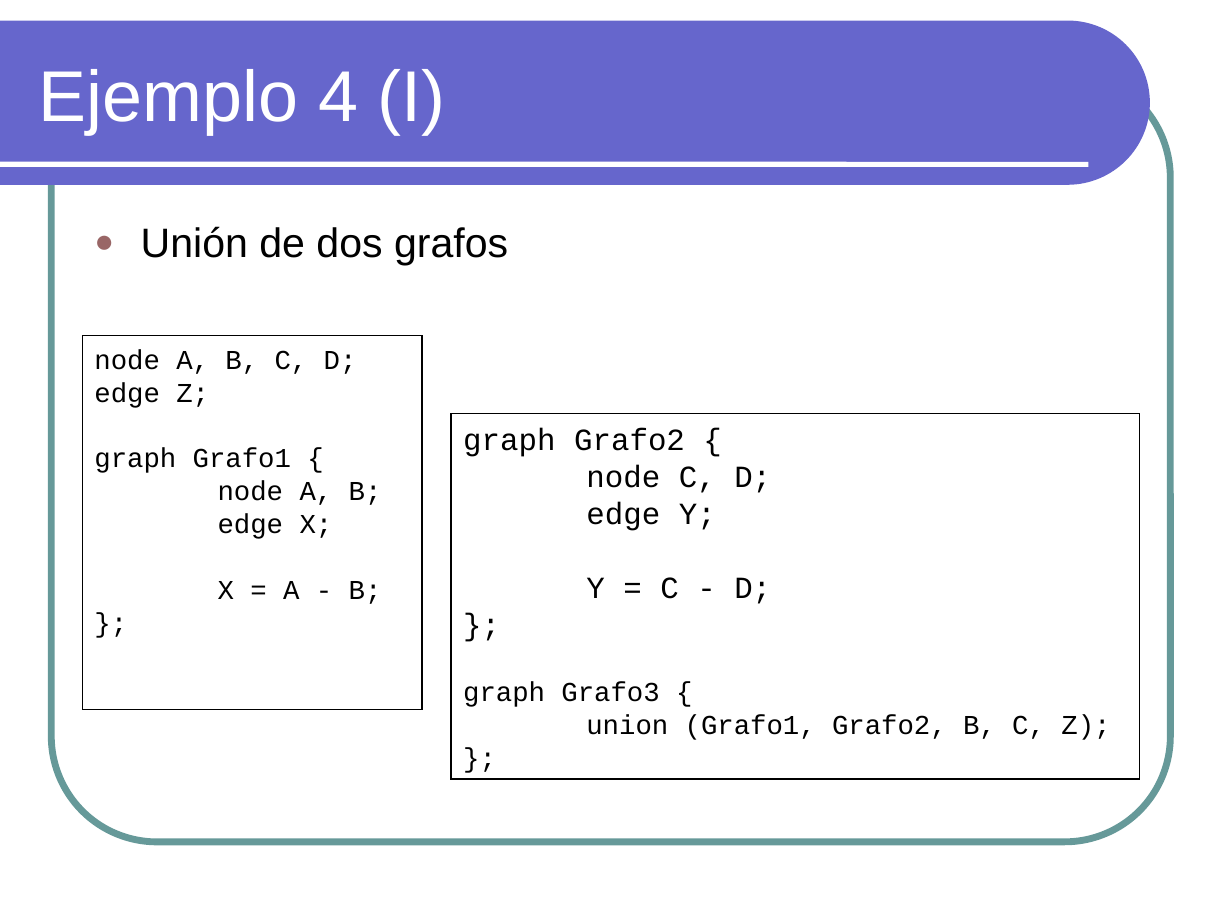
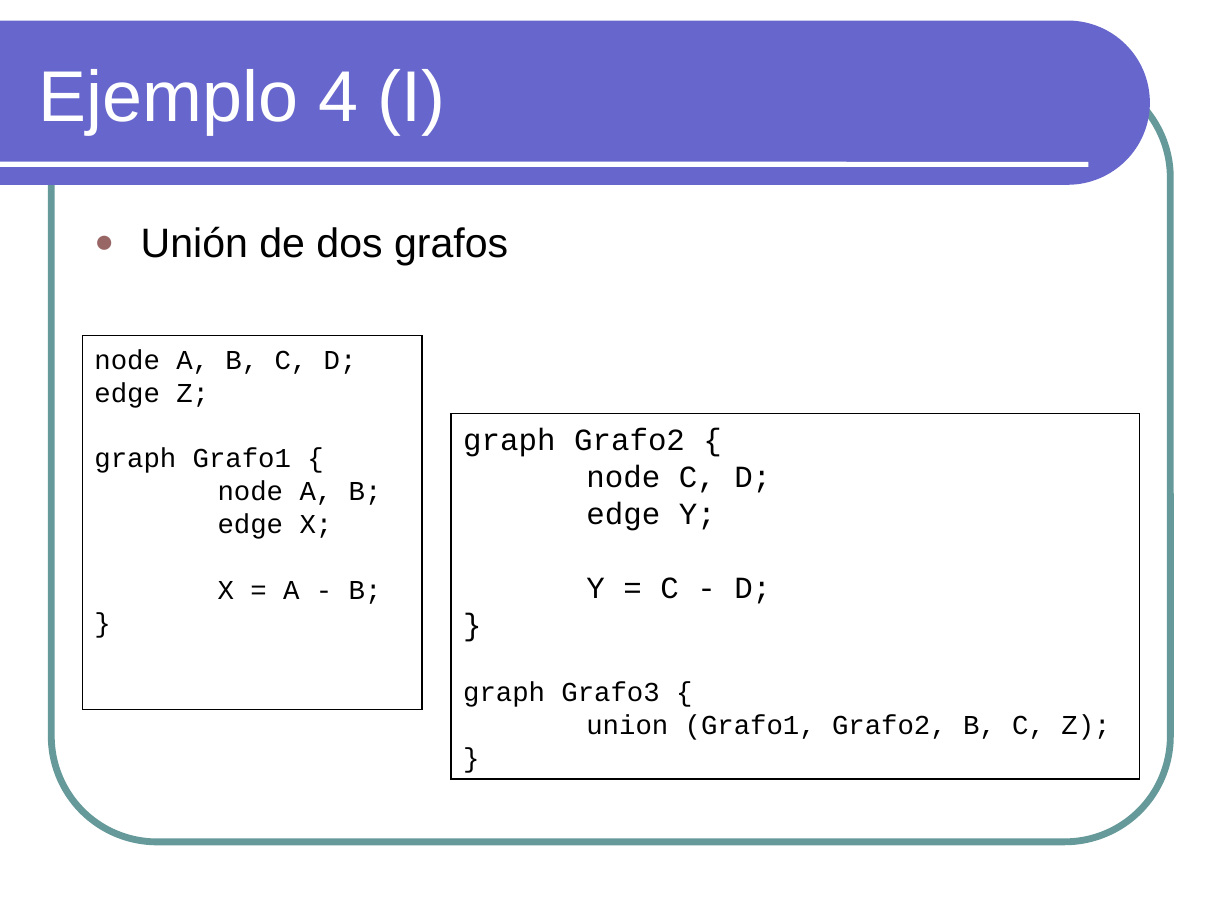
Before and after one commit to txedo/pl-graphs, a slide deck: slide 11 of 2 - Problema y Lenguaje/Sesion1.ppt. Drawn at 1232x924 pixels with LibreOffice and Linux fonts; fonts in the diff are those of the drawing. Boxes give left, top, right and bottom in pixels: in the first picture for what was removed or moved away, otherwise in the second. Text is boxed around its words. In the diff, an @@ line names an element or a change of style, - is before the commit and + after.

```diff
--- a/2 - Problema y Lenguaje/Sesion1.ppt
+++ b/2 - Problema y Lenguaje/Sesion1.ppt
@@ text in rectangle at bbox=[83, 336, 423, 710]: text changed @@
-};
+}
@@ text in rectangle at bbox=[451, 414, 1140, 780]: text changed @@
-};
+}
@@ text in rectangle at bbox=[451, 414, 1140, 780]: text changed @@
-};
+}
```
Also in this commit, not shown: 7 other slides changed, 20 other files.
